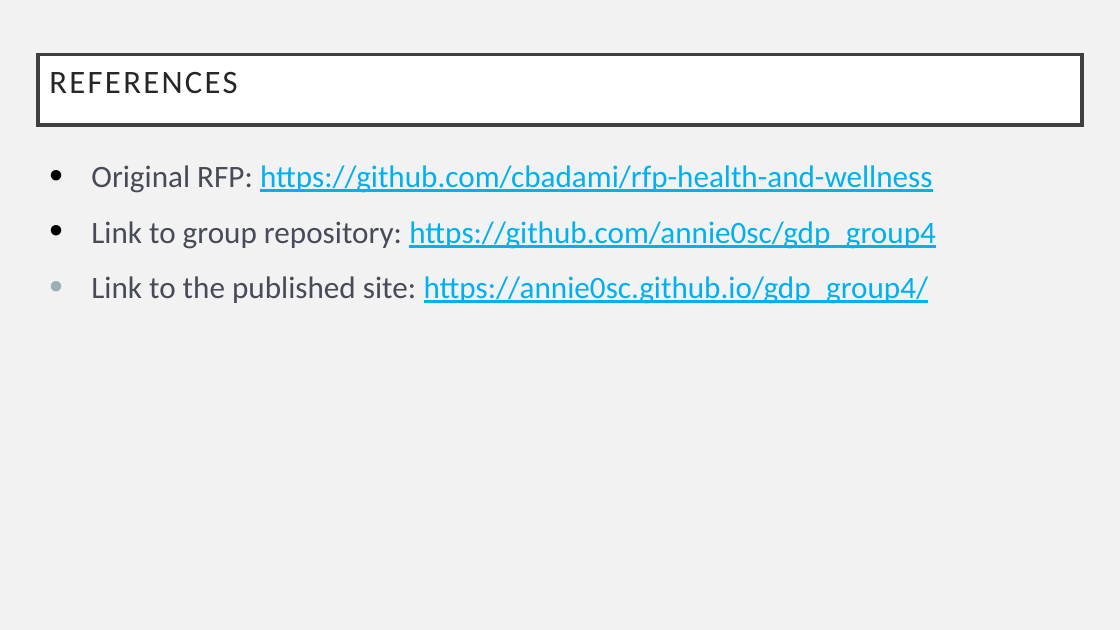
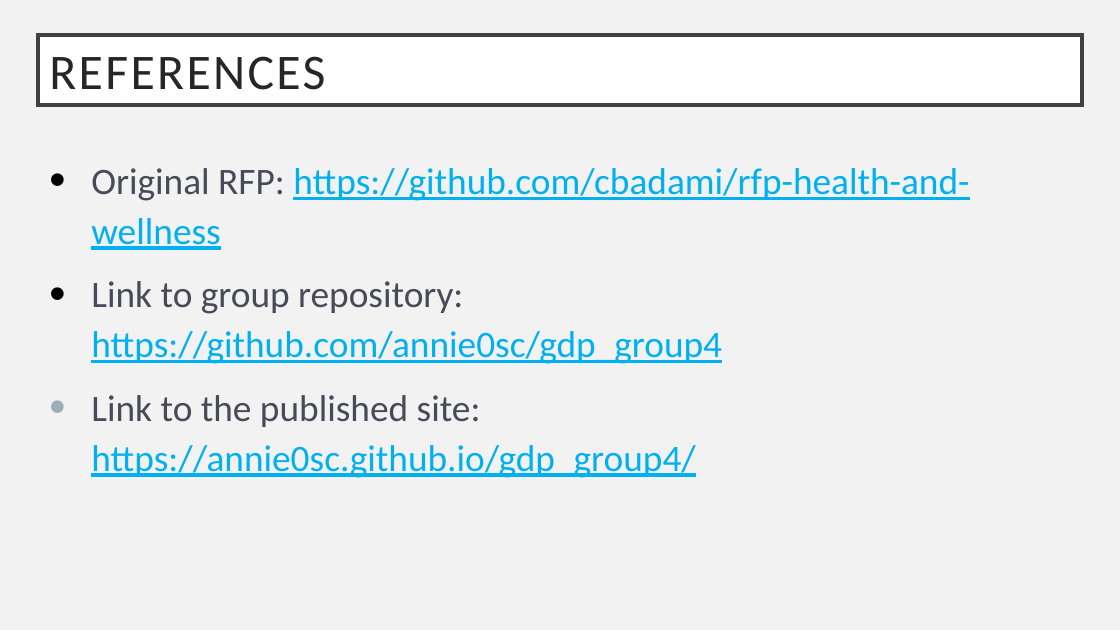
Before and after one commit to annie0sc/gdp_group4, a slide deck: slide 13 of GDP.pptx. Drawn at 1120x630 pixels with LibreOffice and Linux fonts; fonts in the diff are those of the drawing. Boxes give left, top, right and bottom in pixels: in the first picture for what was removed or moved away, otherwise in the second. Text is boxed around its words. In the diff, an @@ line names an element or a change of style, - is before the commit and + after.

Commit message:
Increased the font size.

```diff
--- a/GDP.pptx
+++ b/GDP.pptx
@@ title "REFERENCES" moved from (x1=38, y1=55, x2=1082, y2=125) to (x1=38, y1=36, x2=1082, y2=106) @@
@@ title "REFERENCES" at (x1=38, y1=36, x2=1082, y2=106): size 21 to 32 pt @@
@@ text "Original RFP: https://github.com/cbadami/rfp-health-and-well ..." at (x1=91, y1=168, x2=969, y2=478): size 20 to 24 pt @@
```
Also in this commit, not shown: 7 other slides changed.
